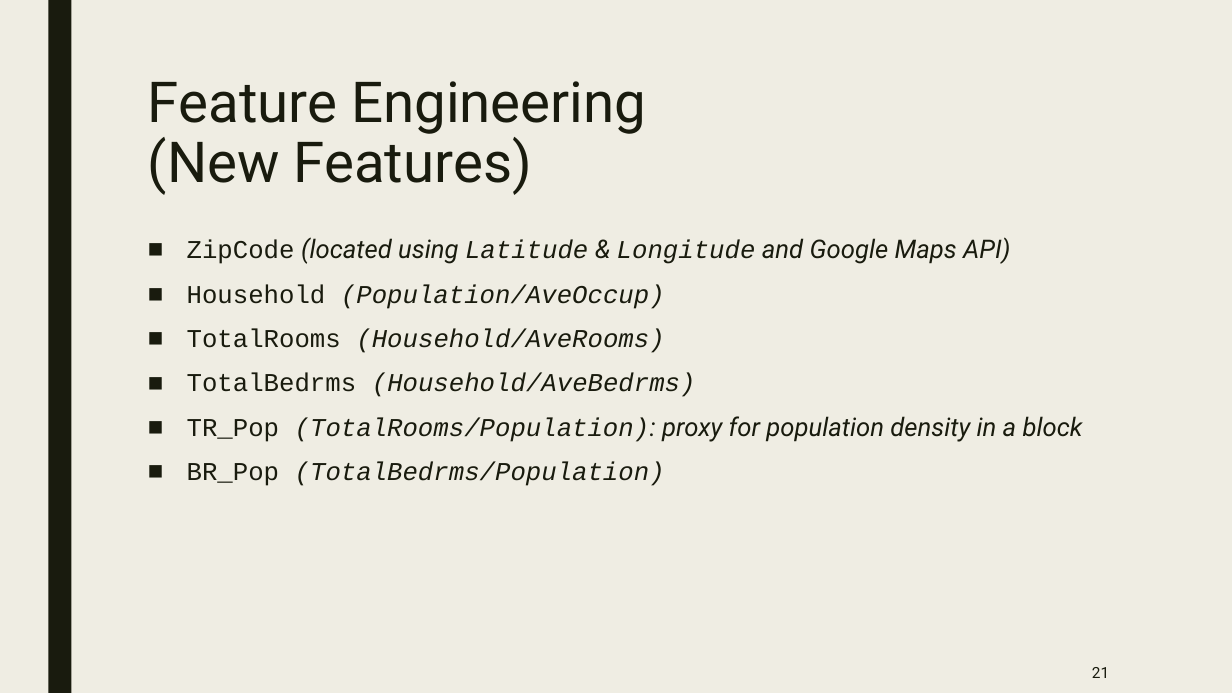
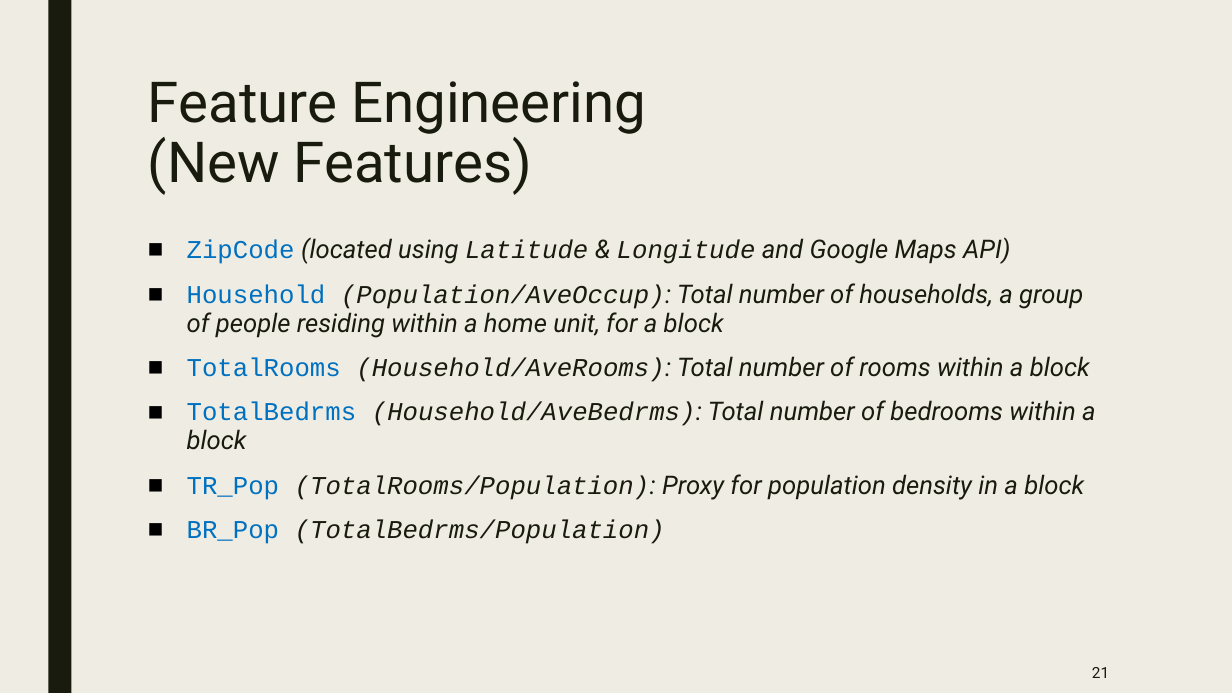
Before and after one commit to bandipara/ml_househunters, a slide deck: slide 21 of ML House Hunters.pptx. Drawn at 1232x693 pixels with LibreOffice and Linux fonts; fonts in the diff are those of the drawing. Boxes give left, top, right and bottom in pixels: in the first picture for what was removed or moved away, otherwise in the second. Text is boxed around its words. In the diff, an @@ line names an element or a change of style, - is before the commit and + after.

```diff
--- a/ML House Hunters.pptx
+++ b/ML House Hunters.pptx
@@ text at [187, 237, 1010, 544]: text colour #191B0E to #0070C0 in "ZipCode", "BR_Pop" @@
@@ text at [187, 283, 1096, 500]: text changed; font Courier New to Roboto @@
-■ Household (Population/AveOccup)
-■ TotalRooms (Household/AveRooms)
-■ TotalBedrms (Household/AveBedrms)
-■ TR_Pop (TotalRooms/Population): proxy for population density in a block
+■ Household (Population/AveOccup): Total number of households, a group of people residing within a home unit, for a block
+■ TotalRooms (Household/AveRooms): Total number of rooms within a block
+■ TotalBedrms (Household/AveBedrms): Total number of bedrooms within a block
+■ TR_Pop (TotalRooms/Population): Proxy for population density in a block
```
Also in this commit, not shown: 2 other slides changed.
